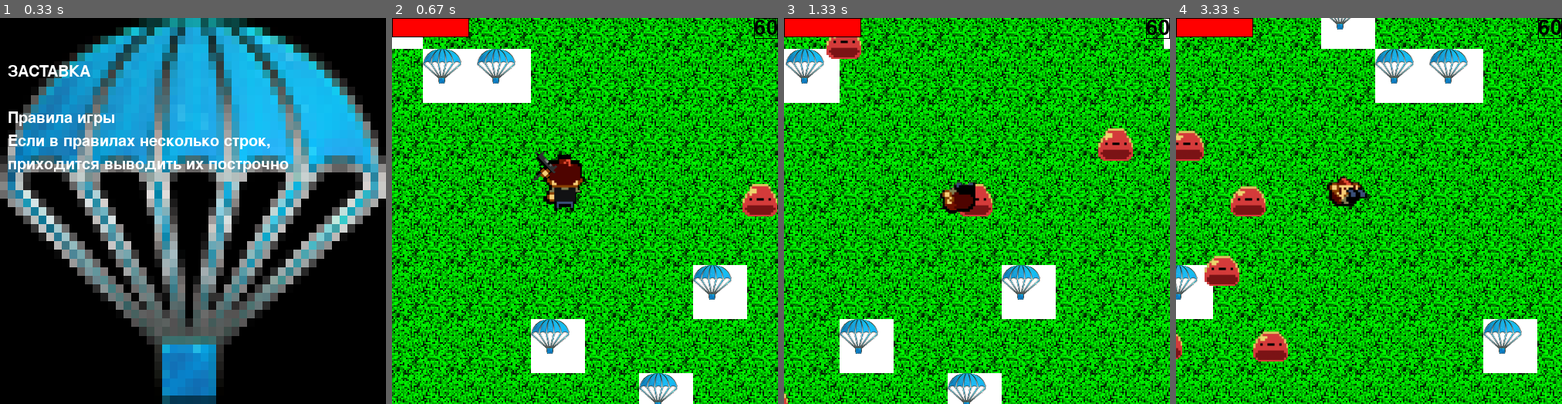
Above: before the commit, frames 1-4 (left to right).
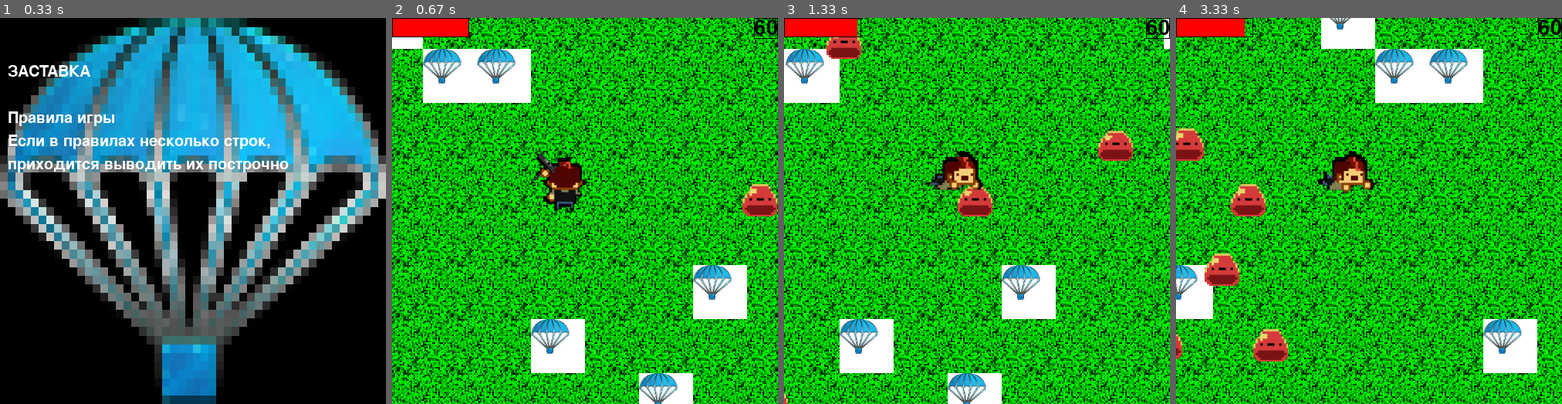
Above: after the commit, the same moments.

Repository: Alexhappytim/PyGame_YAndex
Game: pygame game, started from main.py
The game is run twice, just before and just after one commit, with the same random seed, the same clock (stepped at 60 frames per second) and the same inputs.
Inputs (mouse positions are in pixels of both pictures, inside the frame that each line leads up to):
- Up to frame 1 (0.33 s): no input
- Up to frame 2 (0.67 s): tap Space at 0.33 s
- Up to frame 3 (1.33 s): hold Space 0.67-1.13 s; hold D 0.67-1.13 s; move the mouse to (977, 238) at 0.7 s; press the mouse at (1034, 75) at 1.2 s; move the mouse to (1077, 211) at 1.3 s
- Up to frame 4 (3.33 s): release the mouse at (1511, 346) at 1.43 s; press the mouse at (1426, 75) at 1.53 s; move the mouse to (1345, 72) at 1.63 s; release the mouse at (1268, 68) at 1.77 s; press the mouse at (1426, 75) at 1.87 s; move the mouse to (1326, 137) at 1.97 s; release the mouse at (1230, 199) at 2.1 s; press the mouse at (1426, 75) at 2.2 s; move the mouse to (1399, 164) at 2.3 s; release the mouse at (1372, 253) at 2.43 s; hold D 2.5-2.97 s; tap Space at 2.57, 2.87, 3.07 s; hold W 3-3.3 s

Frame 1 is identical in both runs. In frame 2, 0.4% of the frame differs, in the area x 39-50%, y 35-47%; in frame 3, 1.6%; in frame 4, 1.8%, in the area x 0-52%, y 0-89%.

Commit message:
end screen

Diff:
--- a/Enemy.py
+++ b/Enemy.py
@@ -2,8 +2,6 @@
 
 from sprites import *
 from constant import *
-
-enemy_sprites = pygame.sprite.Group()
 
 
 class Enemy(pygame.sprite.Sprite):
@@ -52,6 +50,9 @@
         self.rect = self.sprite.rect
         # self.rect = pygame.rect.Rect(self.x, self.y, self.rect.w, self.rect.h)
         if self.health < 1:
-            print(self.health)
             self.sprite.kill()
             self.kill()
+
+        for player in player_group:
+            if pygame.sprite.collide_mask(self, player):
+                player.health -= 0.5
--- a/bullet.py
+++ b/bullet.py
@@ -1,8 +1,5 @@
 from sprites import *
 from constant import *
-from Enemy import *
-
-bullet_sprites = pygame.sprite.Group()
 
 
 class Bullet(pygame.sprite.Sprite):
@@ -22,7 +19,6 @@
         self.rect.x, self.rect.y = (self.rect.x + self.speed_x, self.rect.y + self.speed_y)
         for enemy in enemy_sprites:
             if pygame.sprite.collide_mask(self, enemy):
-                print(len(bullet_sprites), enemy.health)
                 enemy.health -= 1
                 self.kill()
         if self.rect.x > width or self.rect.x < 0 or self.rect.y > height or self.rect.y < 0:
--- a/gun.py
+++ b/gun.py
@@ -6,8 +6,9 @@
 start_x, start_y = None, None
 
 
-class Gun:
+class Gun(pygame.sprite.Sprite):
     def __init__(self, pos_x, pos_y):
+        super().__init__(gun_sprites)
         self.delta = [0, 15]
         self.x = pos_x + self.delta[0]
         self.y = pos_y + self.delta[1]
@@ -86,3 +87,8 @@
             for i in self.gun_sprite:
                 i.pos = pygame.math.Vector2(self.gun_x, self.gun_y)
         self.rect = pygame.rect.Rect(self.x, self.y, self.rect.w, self.rect.h)
+
+    def killed(self):
+        for i in self.gun_sprite + [self.hand_sprite]:
+            i.kill()
+        self.kill()
--- /dev/null
+++ b/kill.py
@@ -0,0 +1,21 @@
+import pygame
+
+from gun import Gun
+from sprites import *
+import math
+from constant import *
+
+kill_sprite = pygame.sprite.Group()
+
+
+class killPlayer(pygame.sprite.Sprite):
+    def __init__(self):
+        super().__init__(kill_sprite)
+        self.x = width // 2
+        self.y = height // 2
+        self.image = load_image("animation/enemy/front.png")
+        self.sprite = AnimatedSprite(self.image, 9, 1, self.x, self.y)
+        self.rect = self.sprite.rect.move(self.x, self.y)
+
+    def update(self, *args):
+        pass
--- a/main.py
+++ b/main.py
@@ -1,12 +1,14 @@
+import pygame
+
 from player import Player
 from sprites import *
 from Enemy import *
 from map import *
+from kill import *
 import random
 from constant import *
 from strart_screen import *
 from bullet import *
-
 
 pygame.init()
 level_x, level_y, start_x, start_y = generate_level(load_level('level/first.txt'))
@@ -35,8 +37,8 @@
 
     def apply_tiles(self, obj):
         screen.fill(pygame.Color('white'))
-        obj.rect.x = width // 2 + (obj.start_x - start_x) - (player.x - start_x)
-        obj.rect.y = height // 2 + (obj.start_y - start_y) - (player.y - start_y)
+        obj.rect.x = width // 2 + (obj.start_x - start_x) - (player_group.sprites()[0].x - start_x)
+        obj.rect.y = height // 2 + (obj.start_y - start_y) - (player_group.sprites()[0].y - start_y)
         while obj.rect.x + obj.rect.w < 0:
             obj.rect.x += (level_x + 1) * tile_width
         while obj.rect.y + obj.rect.h < 0:
@@ -61,77 +63,99 @@
     text_w = text.get_width()
     text_h = text.get_height()
     screen.blit(text, (text_x, text_y))
-    pygame.draw.rect(screen, (0, 0, 0), (text_x, text_y,
-                                           text_w, text_h), 1)
+    pygame.draw.rect(screen, (0, 0, 0), (text_x, text_y, text_w, text_h), 1)
+
 
 if start:
+    health = 100
     start_screen()
     running = True
-    for i in range(10):
-        Enemy(start_x, start_y)
-    player = Player(start_x, start_y)
-    screen.fill(pygame.Color('white'))
-    all_sprites.update()
-    camera = Camera()
-    camera.update(player)
-    for sprite in all_sprites:
-        if sprite not in tiles_group.sprites():
-            camera.apply(sprite)
-        else:
-            camera.apply_tiles(sprite)
-    while running:
-        # screen.fill(pygame.Color('white'))
-        for event in pygame.event.get():
-            if event.type == pygame.QUIT:
-                running = False
-
-        """------Список всех нажатых кнопок------"""
-        ar = []
-        if pygame.key.get_pressed()[pygame.K_w]:
-            ar.append("w")
-        if pygame.key.get_pressed()[pygame.K_a]:
-            ar.append("a")
-        if pygame.key.get_pressed()[pygame.K_s]:
-            ar.append("s")
-        if pygame.key.get_pressed()[pygame.K_d]:
-            ar.append("d")
-        if pygame.key.get_pressed()[pygame.K_SPACE]:
-            ar.append("space")
-        if pygame.mouse.get_pressed()[0]:
-            ar.append("LMB")
-        ar = player.update(ar)
-        for enemy in enemy_sprites:
-            enemy.update(player.x, player.y)
-        camera.update(player)
-        if len(ar) - ar.count('LMB') > 0:
-            for sprite in tiles_group:
-                camera.apply_tiles(sprite)
+    try:
+        for i in range(10):
+            Enemy(start_x, start_y)
+        for i in range(1):
+            Player(start_x, start_y)
+        screen.fill(pygame.Color('white'))
+        all_sprites.update()
+        camera = Camera()
+        print(player_group.sprites()[0])
+        camera.update(player_group.sprites()[0])
         for sprite in all_sprites:
             if sprite not in tiles_group.sprites():
                 camera.apply(sprite)
+            else:
+                camera.apply_tiles(sprite)
+        while running:
+            # screen.fill(pygame.Color('white'))
+            for event in pygame.event.get():
+                if event.type == pygame.QUIT:
+                    running = False
 
-        # print(clock.get_fps())
-        # print(camera.x, camera.y, player.rect, player.start_x, player.start_y, player.x, player.y)
+            """------Список всех нажатых кнопок------"""
+            ar = []
+            if pygame.key.get_pressed()[pygame.K_w]:
+                ar.append("w")
+            if pygame.key.get_pressed()[pygame.K_a]:
+                ar.append("a")
+            if pygame.key.get_pressed()[pygame.K_s]:
+                ar.append("s")
+            if pygame.key.get_pressed()[pygame.K_d]:
+                ar.append("d")
+            if pygame.key.get_pressed()[pygame.K_SPACE]:
+                ar.append("space")
+            if pygame.mouse.get_pressed()[0]:
+                ar.append("LMB")
+            ar, health = player_group.sprites()[0].update(ar)
+            if health <= 0:
+                raise Exception('123')
+            for enemy in enemy_sprites:
+                enemy.update(player_group.sprites()[0].x, player_group.sprites()[0].y)
+            camera.update(player_group.sprites()[0])
+            if len(ar) - ar.count('LMB') > 0:
+                for sprite in tiles_group:
+                    camera.apply_tiles(sprite)
+            for sprite in all_sprites:
+                if sprite not in tiles_group.sprites():
+                    camera.apply(sprite)
 
-        # print(camera.dx, camera.dy, tiles_group.sprites()[0].rect, tiles_group.sprites()[0].start_x)
-        # print(player.rect, tiles_group.sprites()[0].rect)
-        # print(tiles_group.sprites())
-        # for i in all_sprites:
-        #     if i == all_sprites.sprites()
-        #     print(i)
-        """--------------------------------------"""
+            # print(clock.get_fps())
+            # print(camera.x, camera.y, player.rect, player.start_x, player.start_y, player.x, player.y)
 
-        """Отладочные координаты оси вращения оружия"""
-        # pygame.draw.circle(screen, (255, 128, 0), [int(i) for i in player.gun.gun_sprite[0].pos], 3)
-        # pygame.draw.circle(screen, (255, 0, 0), [int(i) for i in player.gun.hand_sprite.pos], 3)
-        all_sprites.draw(screen)
-        all_sprites.update()
-        bullet_sprites.update()
-        bullet_sprites.draw(screen)
-        draw_FPS(screen, round(clock.get_fps()))
-        player.draw_health(screen)
-        clock.tick(FPS)
-        pygame.display.flip()
-        print('enemy', len(enemy_sprites))
+            # print(camera.dx, camera.dy, tiles_group.sprites()[0].rect, tiles_group.sprites()[0].start_x)
+            # print(player.rect, tiles_group.sprites()[0].rect)
+            # print(tiles_group.sprites())
+            # for i in all_sprites:
+            #     if i == all_sprites.sprites()
+            #     print(i)
+            """--------------------------------------"""
+
+            """Отладочные координаты оси вращения оружия"""
+            # pygame.draw.circle(screen, (255, 128, 0), [int(i) for i in player.gun.gun_sprite[0].pos], 3)
+            # pygame.draw.circle(screen, (255, 0, 0), [int(i) for i in player.gun.hand_sprite.pos], 3)
+            all_sprites.draw(screen)
+            all_sprites.update()
+            bullet_sprites.update()
+            bullet_sprites.draw(screen)
+            draw_FPS(screen, round(clock.get_fps()))
+            player_group.sprites()[0].draw_health(screen)
+            clock.tick(FPS)
+            pygame.display.flip()
+    except Exception as ex:
+        print(ex)
+        screen = pygame.display.set_mode(size)
+        screen.fill((255, 255, 255))
+        player = AnimatedSprite(load_image("animation/death/full_death.png"), 9, 1, 250, 250)
+        running = True
+        while running:
+            screen.fill((255, 255, 255))
+
+            for event in pygame.event.get():
+                if event.type == pygame.QUIT:
+                    running = False
+            print(player.rect, player.visible)
+            player.update()
+            screen.blit(player.image, (250 - 24, 250 - 31))
+            clock.tick(FPS)
+            pygame.display.flip()
 else:
     print('Не подходит')
--- a/player.py
+++ b/player.py
@@ -6,40 +6,42 @@
 from constant import *
 
 
-class Player:
+class Player(pygame.sprite.Sprite):
     def __init__(self, pos_x, pos_y):
+        super().__init__(player_group)
         self.x = pos_x
         self.y = pos_y
         self.start_x = pos_x
         self.start_y = pos_y
         self.sprite_shadow = []
         self.sprite = []
-        self.image = [["animation/walking_with_weapon/back.png", 6, 1, False],
-                      ["animation/walking_with_weapon/front_45.png", 6, 1, True],
-                      ["animation/walking_with_weapon/front.png", 6, 1, False],
-                      ["animation/walking_with_weapon/front_45.png", 6, 1, False],
-                      ["animation/walking_with_weapon/back_45.png", 6, 1, False],
-                      ["animation/walking_with_weapon/back_45.png", 6, 1, True],
-                      ["animation/idle_with_weapon/back.png", 6, 1, False],
-                      ["animation/idle_with_weapon/front_45.png", 4, 1, True],
-                      ["animation/idle_with_weapon/front.png", 6, 1, False],
-                      ["animation/idle_with_weapon/front_45.png", 4, 1, False],
-                      ["animation/idle_with_weapon/back_45.png", 4, 1, False],
-                      ["animation/idle_with_weapon/back_45.png", 4, 1, True],
-                      ["animation/roll/back.png", 9, 1, False],
-                      ["animation/roll/front_45.png", 9, 1, True],
-                      ["animation/roll/front.png", 9, 1, False],
-                      ["animation/roll/front_45.png", 9, 1, False],
-                      ["animation/roll/back_45.png", 9, 1, False],
-                      ["animation/roll/back_45.png", 9, 1, True]
-                      ]
-        for i in self.image:
+        self.images = [["animation/walking_with_weapon/back.png", 6, 1, False],
+                       ["animation/walking_with_weapon/front_45.png", 6, 1, True],
+                       ["animation/walking_with_weapon/front.png", 6, 1, False],
+                       ["animation/walking_with_weapon/front_45.png", 6, 1, False],
+                       ["animation/walking_with_weapon/back_45.png", 6, 1, False],
+                       ["animation/walking_with_weapon/back_45.png", 6, 1, True],
+                       ["animation/idle_with_weapon/back.png", 6, 1, False],
+                       ["animation/idle_with_weapon/front_45.png", 4, 1, True],
+                       ["animation/idle_with_weapon/front.png", 6, 1, False],
+                       ["animation/idle_with_weapon/front_45.png", 4, 1, False],
+                       ["animation/idle_with_weapon/back_45.png", 4, 1, False],
+                       ["animation/idle_with_weapon/back_45.png", 4, 1, True],
+                       ["animation/roll/back.png", 9, 1, False],
+                       ["animation/roll/front_45.png", 9, 1, True],
+                       ["animation/roll/front.png", 9, 1, False],
+                       ["animation/roll/front_45.png", 9, 1, False],
+                       ["animation/roll/back_45.png", 9, 1, False],
+                       ["animation/roll/back_45.png", 9, 1, True]
+                       ]
+        for i in self.images:
             self.sprite_shadow.append(
                 AnimatedSprite(load_image(i[0], front=0), i[1], i[2], self.x, self.y, i[3],
                                scale=3.5))
             self.sprite.append(
                 AnimatedSprite(load_image(i[0]), i[1], i[2], self.x, self.y, i[3], scale=3))
 
+        self.mask = pygame.mask.from_surface(self.sprite[0].image)
         self.cur_sprite = 2
         self.set_sprite(2)
         self.speed = 4
@@ -161,9 +163,20 @@
             i.pos = (self.x - 1, self.y - 1)
         for i in self.sprite:
             i.pos = (self.x, self.y)
+
+        # self.rect = self.sprite[0].rect
         self.rect = pygame.rect.Rect(self.x, self.y, self.rect.w, self.rect.h)
         self.gun.update(args[0], self.rect, self.roll)
-        return args[0]
+        if self.health <= 0:
+            for gun in gun_sprites:
+                gun.killed()
+
+            for i in self.sprite + self.sprite_shadow:
+                i.kill()
+
+            for i in player_group:
+                i.kill()
+        return args[0], self.health
 
     def draw_health(self, screen):
         pygame.draw.rect(screen, (pygame.Color('red')), (0, 0, width // 5 * self.health / 100, height // 20))
--- a/sprites.py
+++ b/sprites.py
@@ -6,6 +6,9 @@
 all_sprites = pygame.sprite.Group()
 tiles_group = pygame.sprite.Group()
 player_group = pygame.sprite.Group()
+bullet_sprites = pygame.sprite.Group()
+enemy_sprites = pygame.sprite.Group()
+gun_sprites = pygame.sprite.Group()
 
 
 def rot_center(image, rect, angle):
@@ -85,7 +88,7 @@
     def update(self):
         if self.visible:
             # TODO Менять фреймрейт анимации в зависимости от колва кадров
-            if self.freq == 6:
+            if self.freq == len(self.frames):
                 self.cur_frame = (self.cur_frame + 1) % len(self.frames)
                 self.freq = 0
             else:
Binary file changed: data/animation/death/full_death.png
